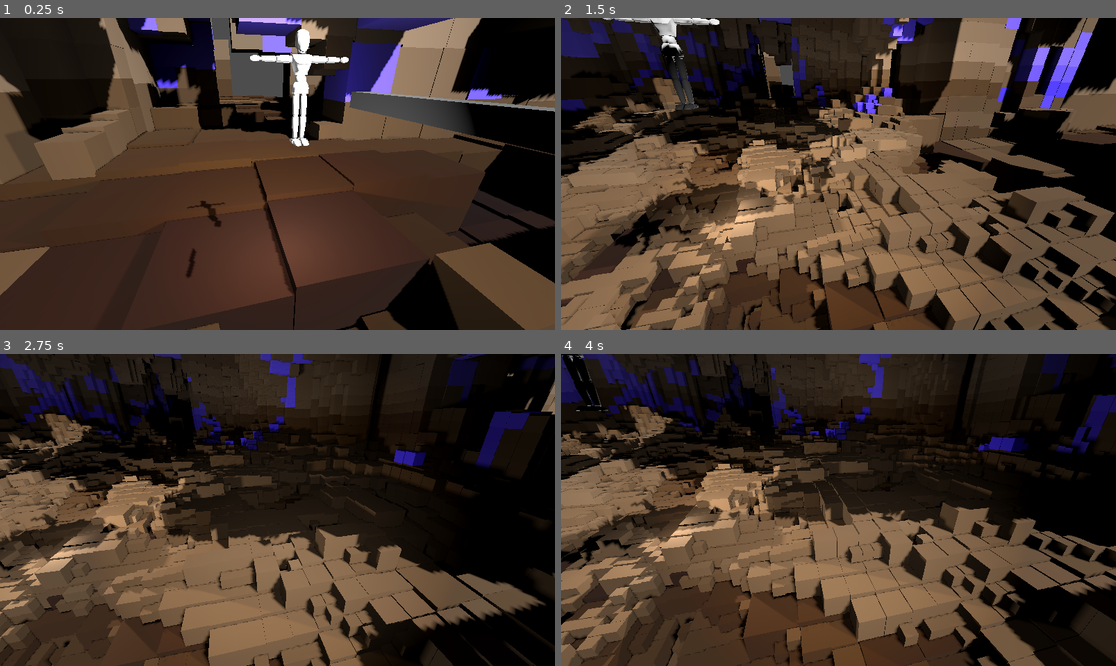
Above: before the commit, frames 1-4 (two rows, left to right).
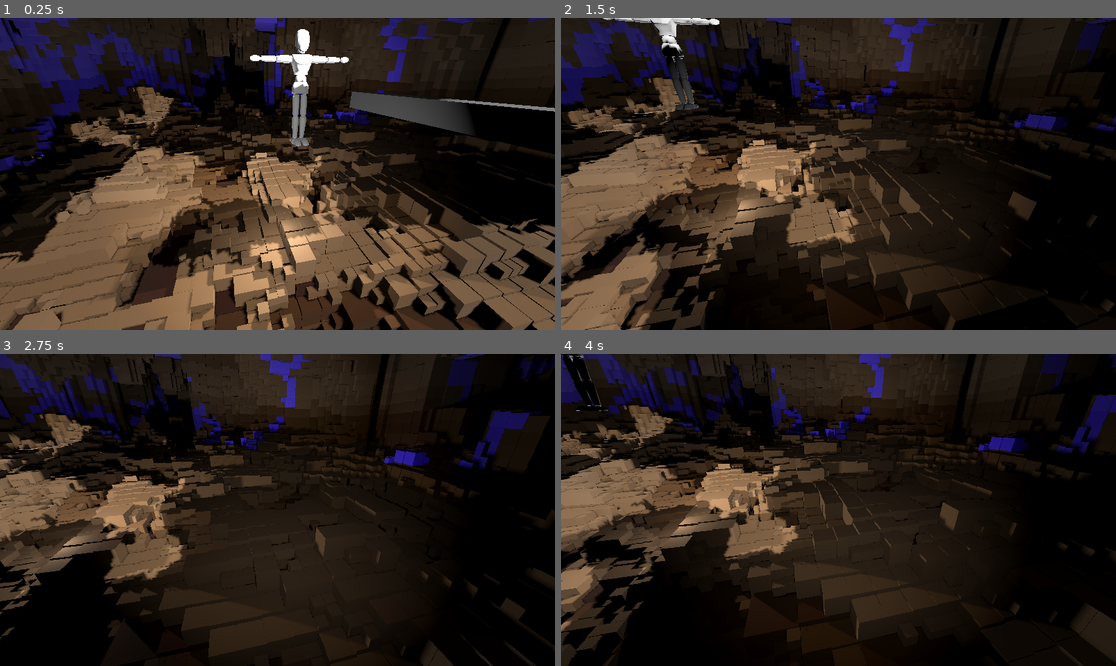
Above: after the commit, the same moments.

Repository: CodedNil/TestingVoxels
Game: Godot game, scene res://main_scene.tscn
The game is run twice, just before and just after one commit, with the same random seed, the same clock (stepped at 60 frames per second) and the same inputs.
Inputs (mouse positions are in pixels of both pictures, inside the frame that each line leads up to):
- Up to frame 1 (0.25 s): no input
- Up to frame 2 (1.5 s): tap Enter at 0.5 s; move the mouse to (960, 158) at 0.52 s; hold D 0.53-1.25 s; tap Q at 0.6 s; click (960, 158) at 0.67 s; drag from (727, 189) to (810, 236) at 1.27 s
- Up to frame 3 (2.75 s): move the mouse to (333, 441) at 2.02 s; hold D from 2.03 s (still down); tap Shift at 2.1 s
- Up to frame 4 (4 s): release D at 2.75 s; drag from (810, 572) to (672, 463) at 2.77 s; move the mouse to (1005, 556) at 3.52 s; hold A from 3.53 s (still down); tap Q at 3.6 s

The runs differ from the first frame. In frame 1, 70% of the frame differs, in the area x 0-100%, y 0-100%; in frame 2, 48%; in frame 3, 29%; in frame 4, 34%.

Commit message:
Remove subdivisions per frame limit, lean on frame time

Diff:
--- a/voxel_gen.gd
+++ b/voxel_gen.gd
@@ -8,8 +8,7 @@
 
 const renderDistance: int = 24
 
-const maxReleasePerFrame: int = 500  # Max number of subdivisions to release each update frame
-const msBudget: float = 6  # Max time to spend on subdivision per update frame
+const msBudget: float = 12  # Max time to spend on subdivision per update frame
 
 # Get number of quality levels, based on the largest and smallest voxel size
 const nQualityLevels: int = int(log(largestVoxelSize / smallestVoxelSize) / log(2))
@@ -262,18 +261,16 @@
 						progressSubdivisions.append([pos2, nVoxelSize])
 
 	# Progress on subdivisions
-	func progress(nSubdivisions, startTime):
+	func progress(startTime):
 		var newProgress = []
 		for subdivision in progressSubdivisions:
 			# Try to maintain a good framerate
-			if Time.get_ticks_msec() - startTime > msBudget or nSubdivisions > maxReleasePerFrame:
+			if Time.get_ticks_msec() - startTime > msBudget:
 				newProgress.append(subdivision)
 			else:
 				subdivideVoxel(subdivision[0], subdivision[1])
-				nSubdivisions += 1
 		progressSubdivisions = newProgress
 		rerenderMultiMeshes()
-		return nSubdivisions
 
 	# Release subdivisions
 	func releaseSubdivisions(newVoxelSize):
@@ -365,12 +362,9 @@
 
 	# Progress on priority chunk
 	if chunkToProgress.size() != 0:
-		var nSubdivisions = 0
 		for i in range(20):
 			var chunk = chunkToProgress.pop_back()
-			nSubdivisions += chunk[1].progress(nSubdivisions, startTime)
-			if nSubdivisions > maxReleasePerFrame:
-				break
+			chunk[1].progress(startTime)
 			# Try to maintain a good framerate
 			if Time.get_ticks_msec() - startTime > msBudget:
 				break
@@ -381,7 +375,7 @@
 	var totalVoxels = 0
 	var totalMeshes = 0
 	for chunkPos in chunks:
-		if chunkPos.distance_to(cameraPos) > chunkSize * renderDistance * 2:
+		if chunkPos.distance_to(cameraPos) > renderDistance * chunkSize:
 			chunks[chunkPos].queue_free()
 			chunks.erase(chunkPos)
 		else:
